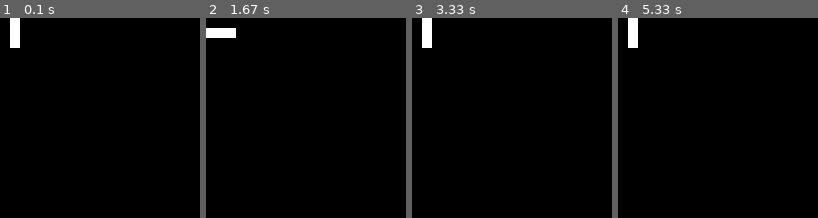
Above: before the commit, frames 1-4 (left to right).
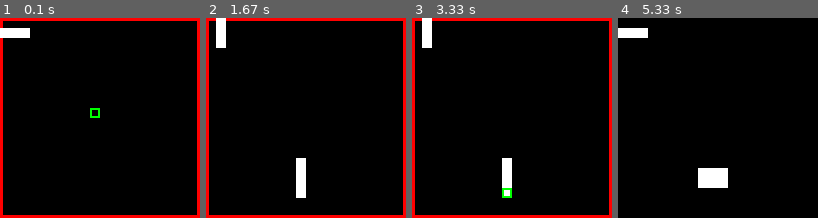
Above: after the commit, the same moments.

Repository: erikkristoferanderson/game-of-life-python
Game: pygame game, started from game_of_life/mypygamefile.py
The game is run twice, just before and just after one commit, with the same random seed, the same clock (stepped at 60 frames per second) and the same inputs.
Inputs:
- Up to frame 1 (0.1 s): no input
- Up to frame 2 (1.67 s): hold Space 0.33-0.8 s; hold D 0.33-0.8 s; hold Enter 0.83-1.3 s; hold D 0.83-1.3 s; hold F from 1.33 s (still down); hold D from 1.33 s (still down)
- Up to frame 3 (3.33 s): release F at 1.8 s; release D at 1.8 s; hold E 2.83-3.3 s; hold S 2.83-3.3 s
- Up to frame 4 (5.33 s): hold S 3.33-3.8 s; hold D 3.83-4.47 s; tap Space at 4.9 s

The runs differ from the first frame. In frame 1, 6.9% of the frame differs, in the area x 0-100%, y 0-100%; in frame 2, 7.8%; in frame 3, 6.8%; in frame 4, 2.5%.

Commit message:
make it interactive

Diff:
--- a/game_of_life/mypygamefile.py
+++ b/game_of_life/mypygamefile.py
@@ -6,27 +6,68 @@
 
 pygame.init()
 
-FPS = 2
+FPS = 30
+generation_frames = 15
 FramePerSec = pygame.time.Clock()
+input_wait_time = 3
 
 BLACK = (0, 0, 0)
 WHITE = (255, 255, 255)
+GREEN = (0, 255, 0)
+RED = (255, 0, 0)
 
 DISPLAYSURF = pygame.display.set_mode((200, 200))
+screen_width = 200
+screen_height = 200
 DISPLAYSURF.fill(WHITE)
 pygame.display.set_caption("Game of Life")
 
 
 def main():
+    generation_counter = 0
+    cursor_x = 9
+    cursor_y = 9
+    wait_for_input = 0
+    paused = True
     game = mygamefile.Game()
     game.board = resources.BOARD_WITH_BLINKER_A
     while True:
+        generation_counter += 1
         for event in pygame.event.get():
             if event.type == QUIT:
                 pygame.quit()
                 sys.exit()
+
+        pressed_keys = pygame.key.get_pressed()
+        if not wait_for_input:
+            wait_for_input = input_wait_time
+            if pressed_keys[K_e]:
+                cursor_y -= 1
+            if pressed_keys[K_d]:
+                cursor_y += 1
+            if pressed_keys[K_s]:
+                cursor_x -= 1
+            if pressed_keys[K_f]:
+                cursor_x += 1
+            if pressed_keys[K_SPACE]:
+                paused = not paused
+            if pressed_keys[K_RETURN]:
+                game.swap_life_state(cursor_y, cursor_x)
+        if wait_for_input > 0:
+            wait_for_input -= 1
         DISPLAYSURF.fill(BLACK)
-        game.advance_to_next_generation()
+        if paused:
+            pygame.draw.rect(DISPLAYSURF, RED, (0, 0, screen_width, screen_height), 3)
+
+        if not paused:
+            if generation_counter >= generation_frames:
+                game.advance_to_next_generation()
+                generation_counter = 0
+
+
+
+
+
         for i, column in enumerate(game.board):
             for j, row in enumerate(column):
                 surf = pygame.Surface((10, 10))
@@ -34,6 +75,7 @@
                 if row == 1:
                     DISPLAYSURF.blit(surf, (j*10, i*10))
         # cell.draw()
+        pygame.draw.rect(DISPLAYSURF, GREEN, (cursor_x*10, cursor_y*10, 10, 10), 2)
         pygame.display.update()
         FramePerSec.tick(FPS)
 
